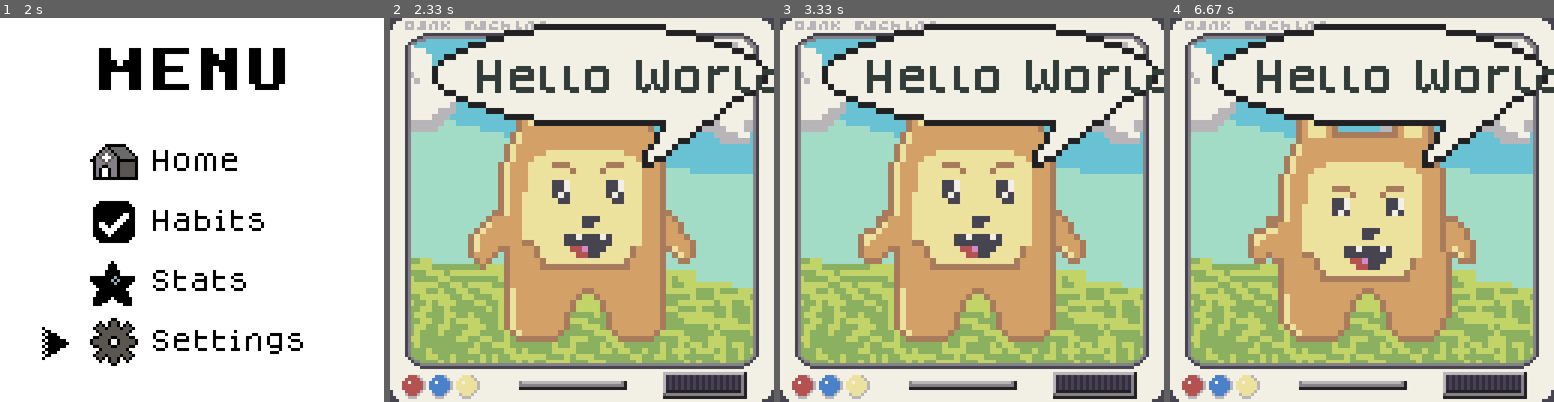
Above: before the commit, frames 1-4 (left to right).
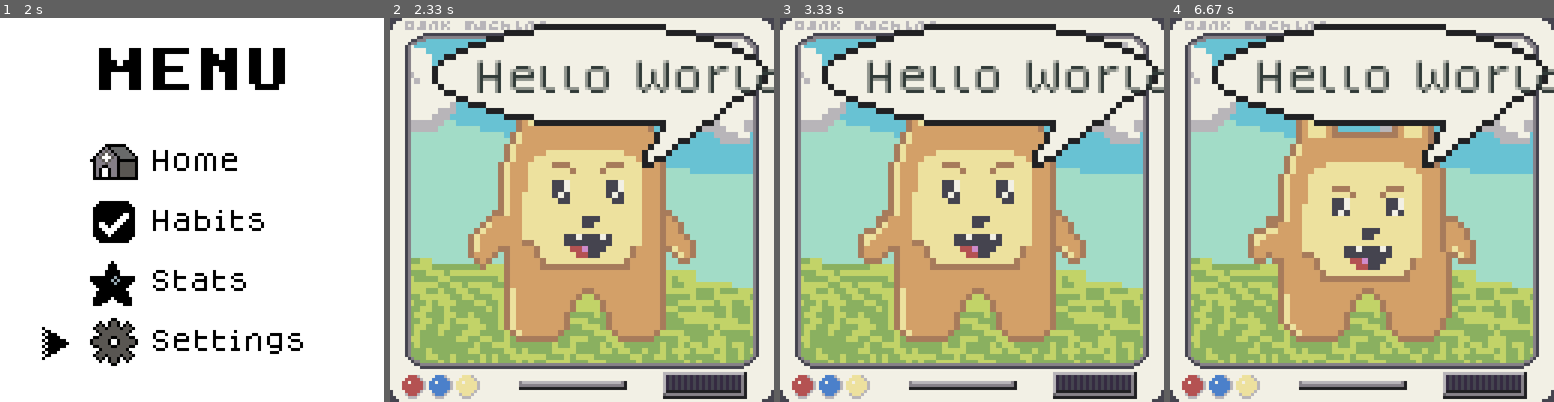
Above: after the commit, the same moments.

Repository: jakeagenticbrain/habit-tracker
Game: pygame game, started from habit-tracker/main.py
Same seed, same stepped clock (60 frames per second), same inputs: the game is played once before the commit and once after it.
Inputs:
- Up to frame 1 (2 s): tap L at 0.33 s; hold D 0.67-1.13 s; hold W 1.17-1.47 s
- Up to frame 2 (2.33 s): hold A from 2 s (still down)
- Up to frame 3 (3.33 s): release A at 2.53 s; hold S 2.57-2.87 s
- Up to frame 4 (6.67 s): hold D 3.73-4.37 s; hold A 4.8-5.27 s; hold D 5.3-5.77 s; hold D 6.13-6.6 s; hold A from 6.63 s (still down)

Frame 1 is identical in both runs. In frame 2, 1.3% of the frame differs, in the area x 22-100%, y 10-20%; in frame 3, 1.3%; in frame 4, 1.3%.

Commit message:
fix: prevent text overflow and re-enable anti-aliasing
- Limit display to 11 chars max (fits within x28-110 bounds)
- Truncate scrolling text to visible width
- Re-enable anti-aliasing for smoother 12pt font rendering

Co-Authored-By: Claude Sonnet 4.5 <noreply@anthropic.com>

Diff:
--- a/habit-tracker/game/speech_bubble.py
+++ b/habit-tracker/game/speech_bubble.py
@@ -8,11 +8,12 @@
 class SpeechBubbleWidget:
     """Widget for animated speech bubble with scrolling text."""
 
-    # Text area within the bubble (scaled 2x from 64x64 coords, adjusted)
+    # Text area within the bubble (scaled 2x from 64x64 coords: x14-55 → x28-110)
     TEXT_START_X = 28
-    TEXT_START_Y = 14  # 12 + 4px down - 2px up = 14
-    TEXT_END_X = 110  # 55 * 2 = 110
+    TEXT_START_Y = 14
+    TEXT_END_X = 110  # 55 * 2 = 110 (cutoff point)
     TEXT_MAX_WIDTH = 82  # 110 - 28 = 82px
+    MAX_CHARS_VISIBLE = 11  # Approximate chars that fit in 82px at 12pt (~7.5px/char)
 
     def __init__(self):
         """Initialize speech bubble widget."""
@@ -145,9 +146,8 @@
         Returns:
             True if text exceeds max width
         """
-        # Rough estimate: 4-5 pixels per character at 8pt
-        estimated_width = len(self.text) * 5
-        return estimated_width > self.TEXT_MAX_WIDTH
+        # Check if text exceeds visible character limit
+        return len(self.text) > self.MAX_CHARS_VISIBLE
 
     def _render_text(self, buffer: Image.Image):
         """Render text with scrolling if needed.
@@ -156,14 +156,15 @@
             buffer: PIL Image to draw to
         """
         draw = ImageDraw.Draw(buffer)
-        draw.fontmode = '1'  # Disable anti-aliasing for pixel-perfect text
+        # Anti-aliasing enabled for 12pt font readability
 
         if self._should_scroll():
             # Create scrolling text: "text   text"
             extended_text = self.text + "   " + self.text
-            display_text = extended_text[self.scroll_offset:]
+            display_text = extended_text[self.scroll_offset:self.scroll_offset + self.MAX_CHARS_VISIBLE]
         else:
-            display_text = self.text
+            # Truncate to max visible chars
+            display_text = self.text[:self.MAX_CHARS_VISIBLE]
 
         # Draw text at specified position
         draw.text(
